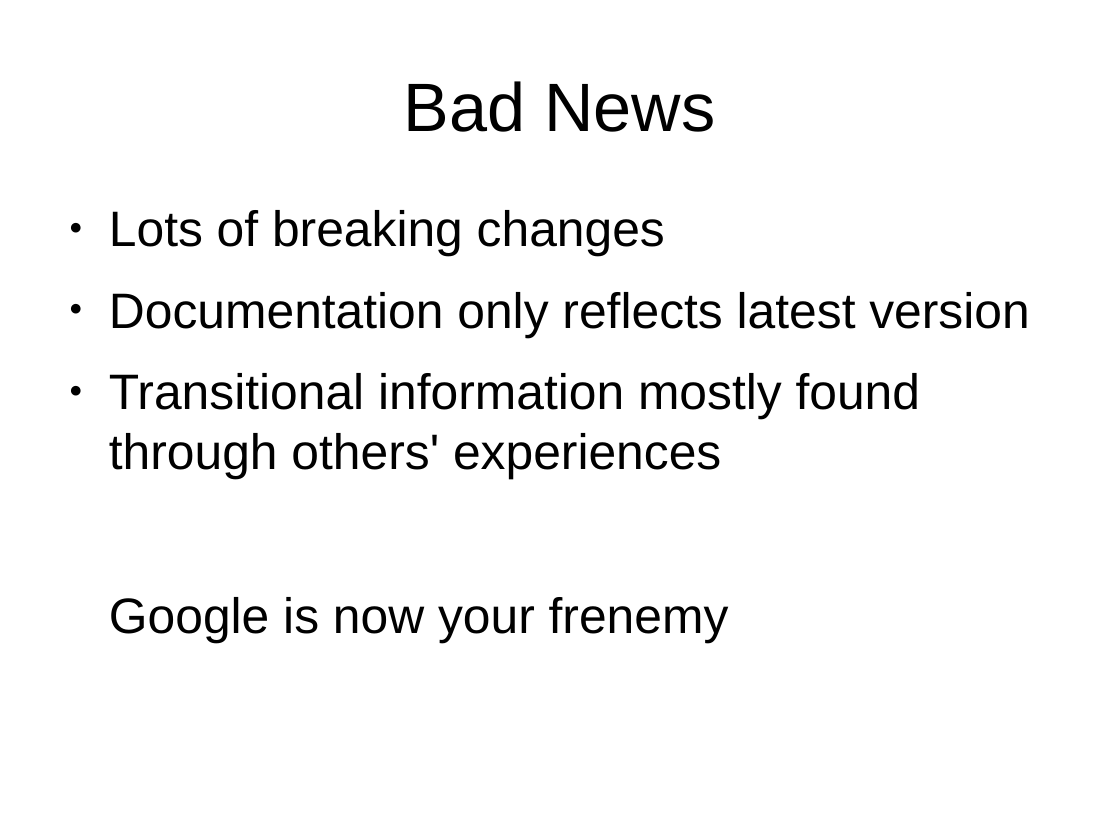
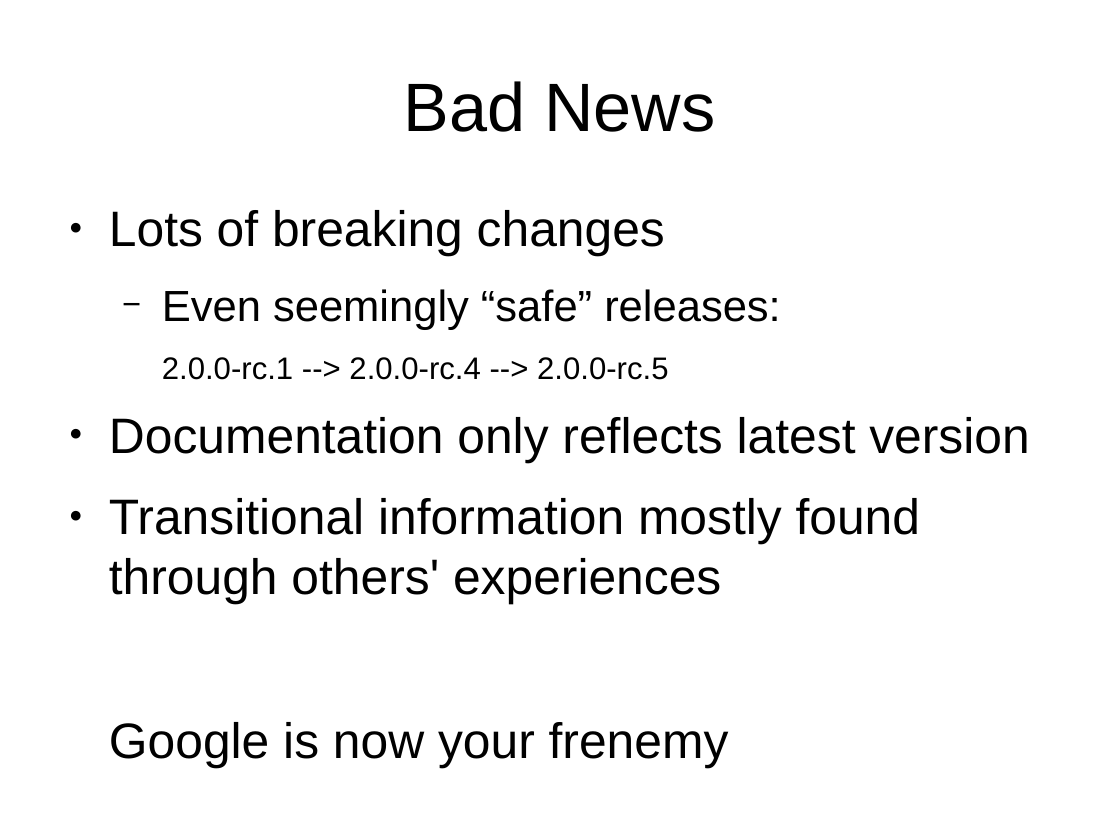
Before and after one commit to trognus/devcon2016, a slide deck: slide 10 of devconNg2.odp (slide 8 before the commit). Drawn at 1120x840 pixels with LibreOffice and Linux fonts; fonts in the diff are those of the drawing. Boxes give left, top, right and bottom in pixels: in the first picture for what was removed or moved away, otherwise in the second. Text is boxed around its words. In the diff, an @@ line names an element or a change of style, - is before the commit and + after.

```diff
--- a/devconNg2.odp
+++ b/devconNg2.odp
@@ text at bbox=[162, 289, 781, 380]: paragraphs added @@
+  − Even seemingly “safe” releases:
+  2.0.0-rc.1 --> 2.0.0-rc.4 --> 2.0.0-rc.5
```
Also in this commit, not shown: 4 slides added, 2 slides removed, 1 other file.
